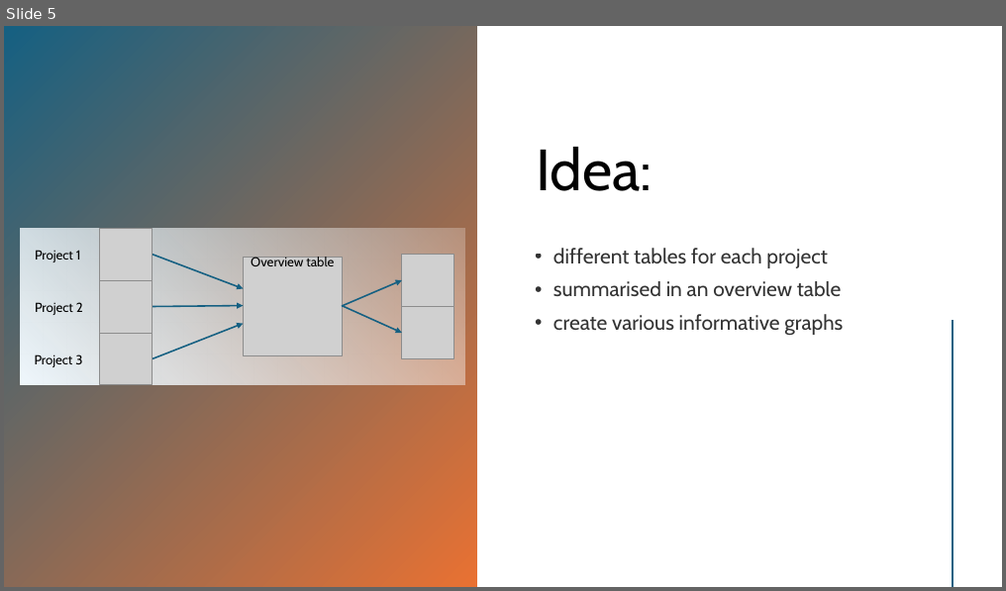
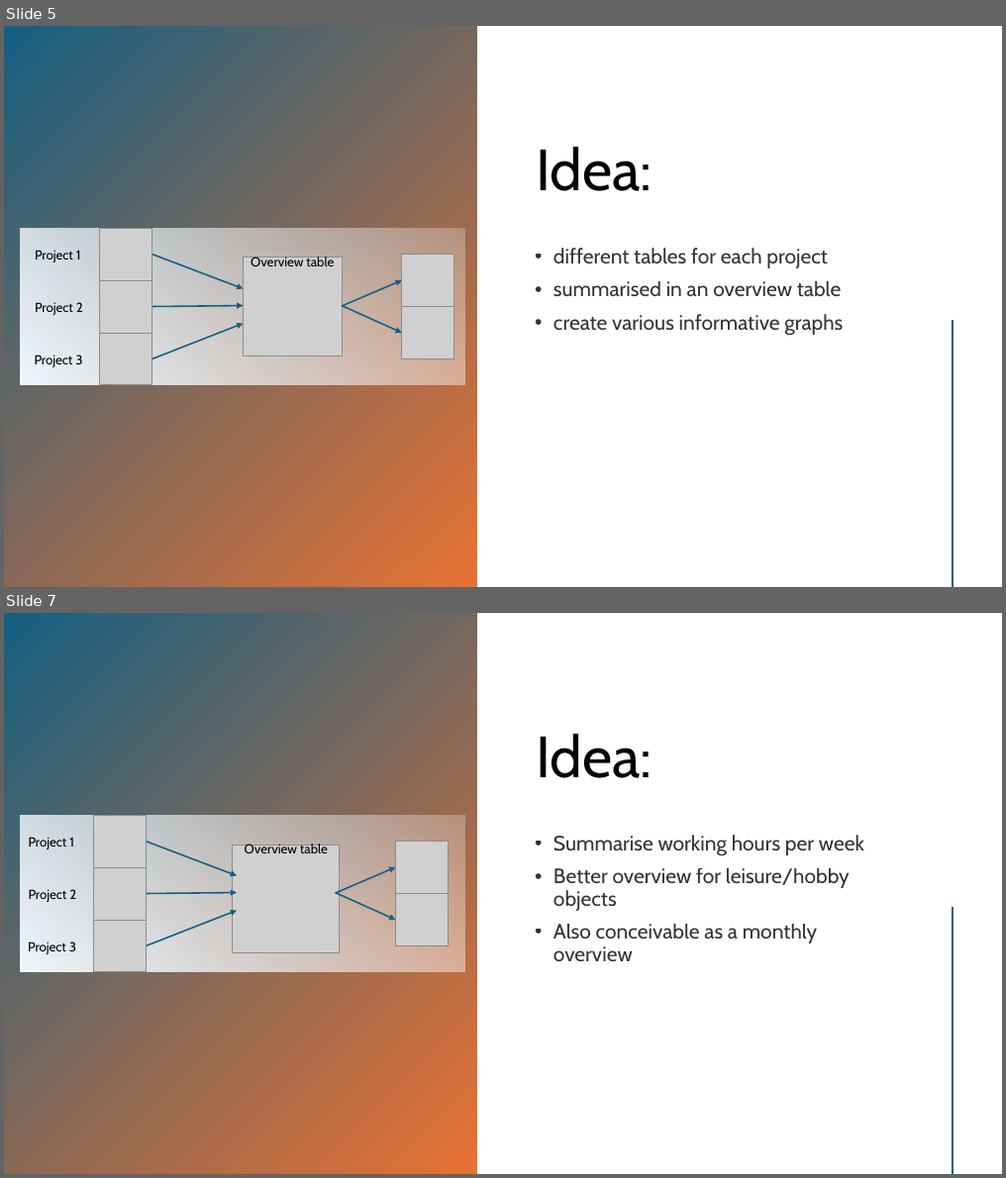
Before and after one commit to MaxWeinhold/Excel_Time_Tracker, a slide deck: Time tracking.pptx. Shown one above the other, each under a label of ours: slide 5 before the commit, slides 5 and 7 after it; the slides between them are not shown. The pictures are 1006x591 and 1006x1178 pixels, drawn with LibreOffice and Linux fonts; fonts in the diff are those of the drawing; grey boxes stand for pictures. Boxes give left, top, right and bottom in pixels: in the first picture for what was removed or moved away, otherwise in the second. Text is boxed around its words. In the diff, an @@ line names an element or a change of style, - is before the commit and + after.

```diff
--- a/Time tracking.pptx
+++ b/Time tracking.pptx
@@ slide 7 added at (x1=4, y1=613, x2=1002, y2=1174), background #FFFFFF @@
@@ rectangle added at (x1=4, y1=613, x2=477, y2=1174), fill gradient #156082 to #E97132 @@
@@ title added at (x1=537, y1=734, x2=652, y2=778), 56 pt, text #000000 @@
+Idea:
@@ rectangle added at (x1=21, y1=815, x2=465, y2=972), fill gradient #F0F8FD to #FFFFFF @@
@@ text added at (x1=553, y1=835, x2=864, y2=961), 20 pt, text #000000 at 80% opacity @@
+• Summarise working hours per week
+• Better overview for leisure/hobby objects
+• Also conceivable as a monthly overview
@@ group added at (x1=28, y1=815, x2=448, y2=972): 6 pictures, 5 arrows, 4 texts @@
+Project 1
+Project 2
+Project 3
+Overview table
@@ line added from (952, 909) to (952, 1173), #E97132 2 pt @@
```
Also in this commit, not shown: 2 other slides added, 1 other file.
